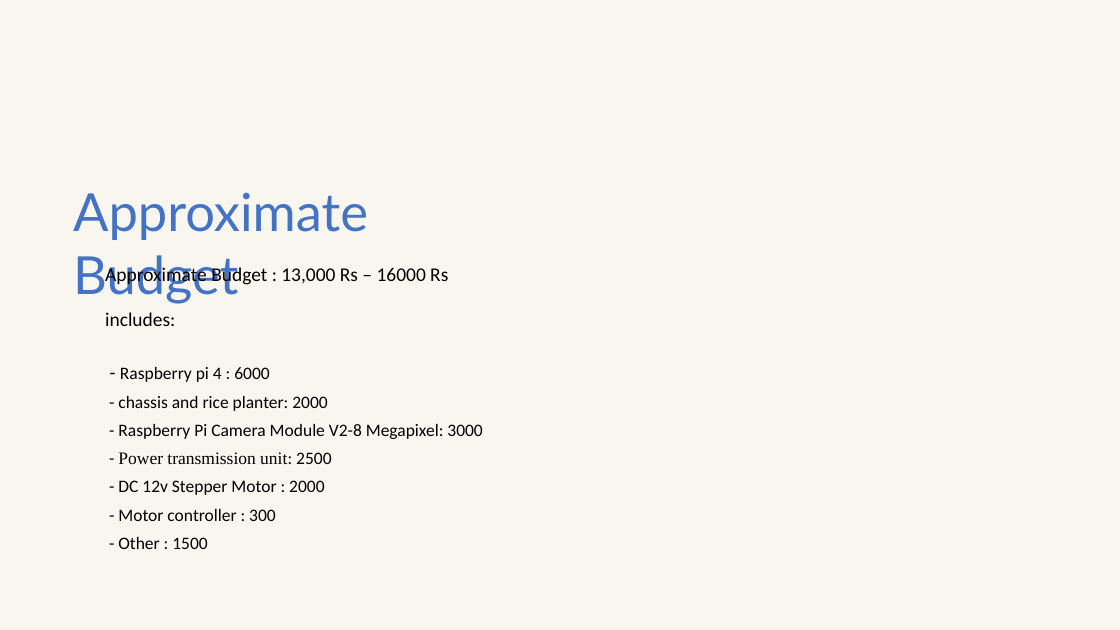
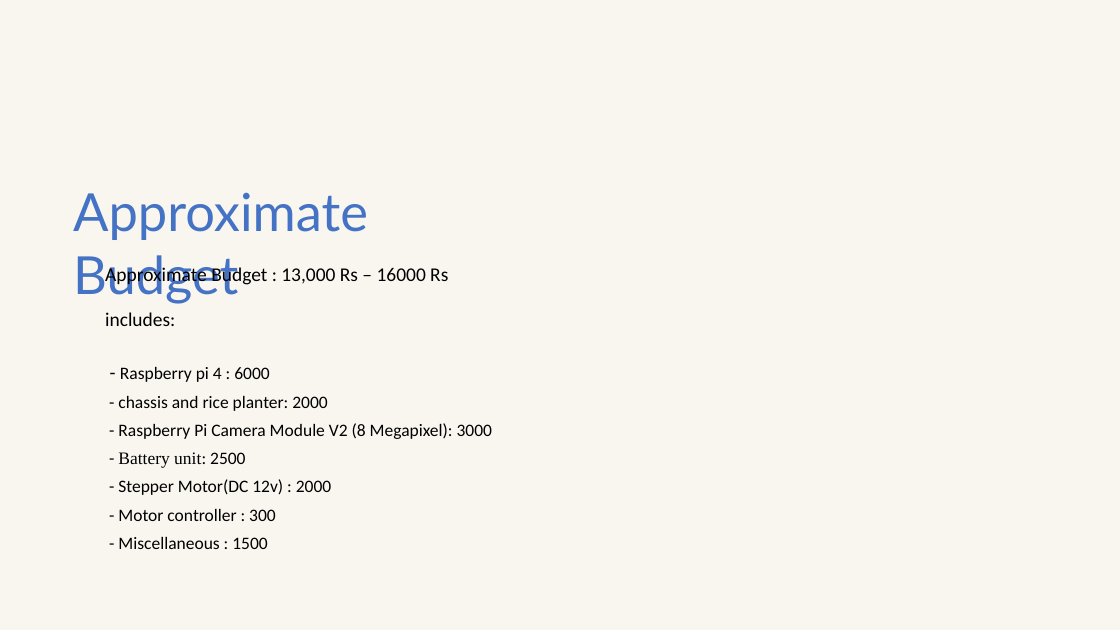
Before and after one commit to Vaibhav-1308/Agribot-Plantation-and-AI-Driven-Quality-Insights, a slide deck: slide 11 of PPT-R1-Agribot 2024-1.pptx. Drawn at 1120x630 pixels with LibreOffice and Linux fonts; fonts in the diff are those of the drawing. Boxes give left, top, right and bottom in pixels: in the first picture for what was removed or moved away, otherwise in the second. Text is boxed around its words. In the diff, an @@ line names an element or a change of style, - is before the commit and + after.

```diff
--- a/PPT-R1-Agribot 2024-1.pptx
+++ b/PPT-R1-Agribot 2024-1.pptx
@@ text at [118, 423, 492, 495]: text changed @@
-- Raspberry Pi Camera Module V2-8 Megapixel: 3000
-- Power transmission unit: 2500
-- DC 12v Stepper Motor : 2000
+- Raspberry Pi Camera Module V2 (8 Megapixel): 3000
+- Battery unit: 2500
+- Stepper Motor(DC 12v) : 2000
@@ text at [118, 537, 267, 549]: text changed @@
-- Other : 1500
+- Miscellaneous : 1500
```
Also in this commit, not shown: 7 other slides changed, 3 other files.
